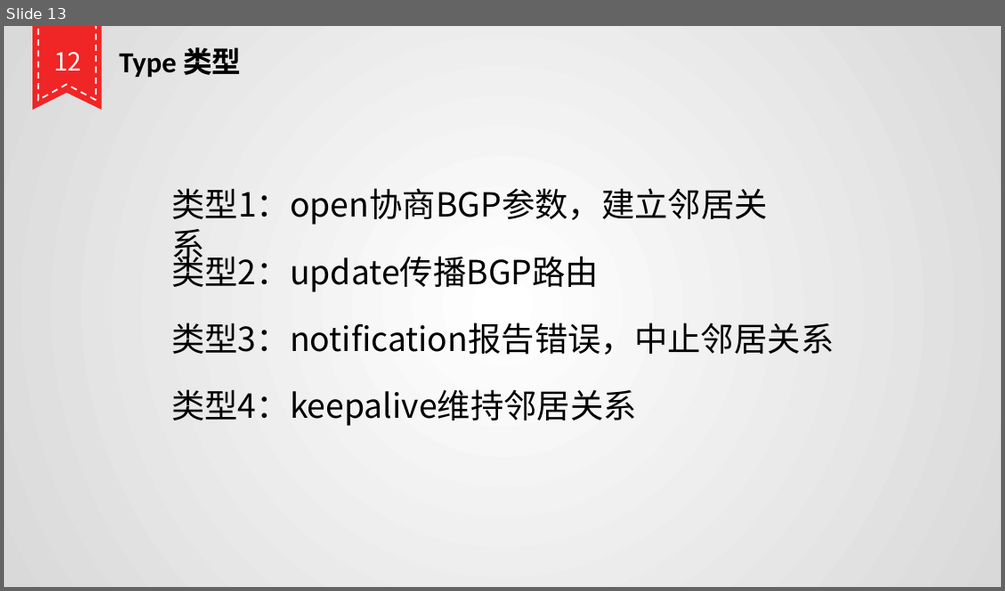
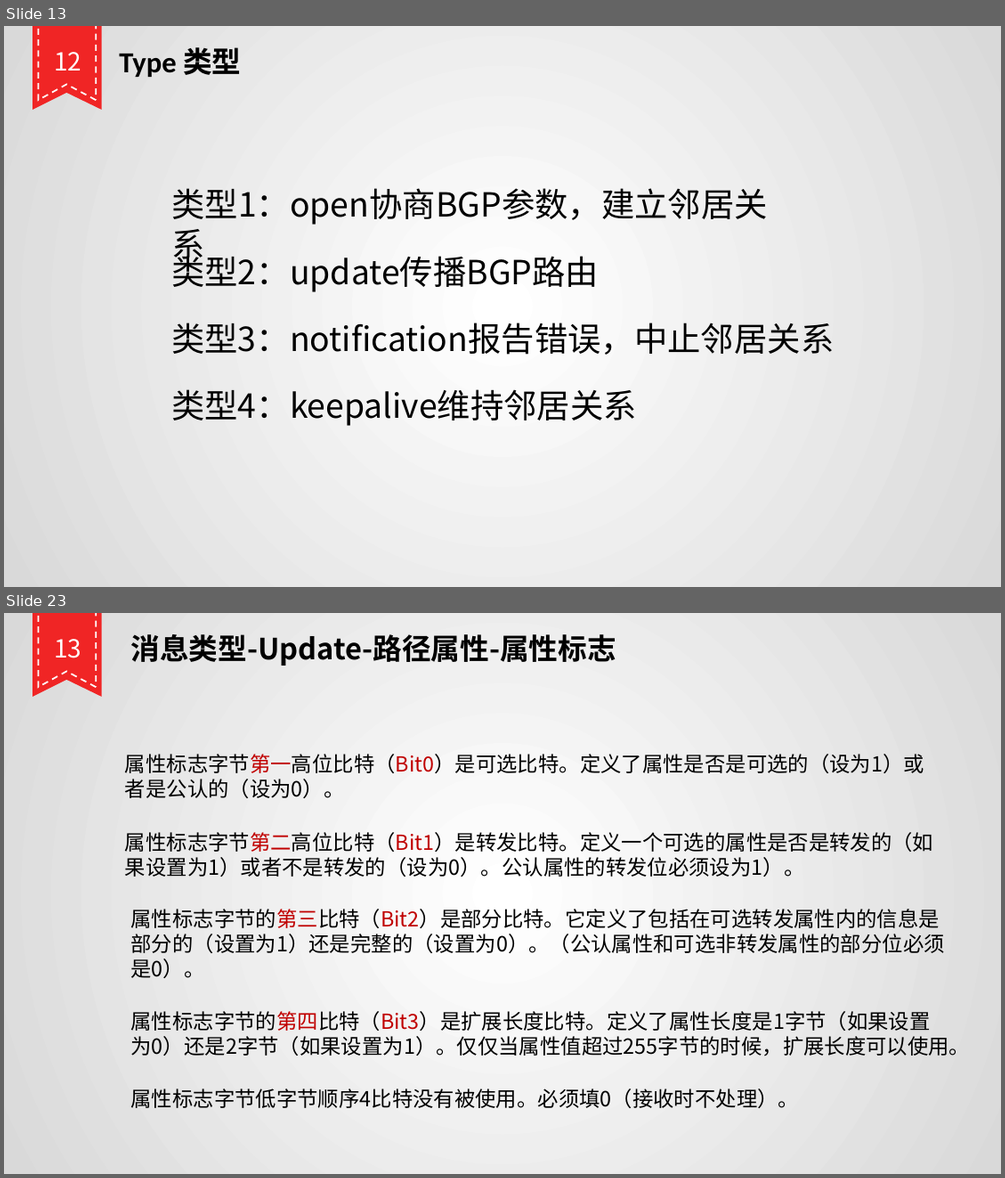
Before and after one commit to wanhl1990/bgp, a slide deck: BGP协议基础篇.pptx. Shown one above the other, each under a label of ours: slide 13 before the commit, slides 13 and 23 after it; the slides between them are not shown. The pictures are 1005x591 and 1005x1178 pixels, drawn with LibreOffice and Linux fonts; fonts in the diff are those of the drawing. Boxes give left, top, right and bottom in pixels: in the first picture for what was removed or moved away, otherwise in the second. Text is boxed around its words. In the diff, an @@ line names an element or a change of style, - is before the commit and + after.

```diff
--- a/BGP协议基础篇.pptx
+++ b/BGP协议基础篇.pptx
@@ slide 23 added at (4, 613, 1001, 1174), background gradient #CCE8CF to #9FD4A5 @@
@@ freeform shape added at (32, 613, 101, 697), fill #F02525 @@
@@ freeform shape added at (39, 613, 96, 687), outline #FFFFFF 1.5 pt dashed @@
@@ text added at (54, 639, 81, 658), 24 pt, text #CCE8CF @@
+13
@@ text added at (131, 634, 616, 666), 28 pt, text #000000, bold @@
+消息类型-Update-路径属性-属性标志
@@ text added at (125, 754, 924, 798), 20 pt, text #000000 @@
+属性标志字节第一高位比特（Bit0）是可选比特。定义了属性是否是可选的（设为1）或者是公认的（设为0）。
@@ text added at (125, 832, 933, 876), 20 pt, text #000000 @@
+属性标志字节第二高位比特（Bit1）是转发比特。定义一个可选的属性是否是转发的（如果设置为1）或者不是转发的（设为0）。公认属性的转发位必须设为1）。
@@ text added at (131, 908, 945, 978), 20 pt, text #000000 @@
+属性标志字节的第三比特（Bit2）是部分比特。它定义了包括在可选转发属性内的信息是部分的（设置为1）还是完整的（设置为0）。（公认属性和可选非转发属性的部分位必须是0）。
@@ text added at (131, 1011, 971, 1056), 20 pt, text #000000 @@
+属性标志字节的第四比特（Bit3）是扩展长度比特。定义了属性长度是1字节（如果设置为0）还是2字节（如果设置为1）。仅仅当属性值超过255字节的时候，扩展长度可以使用。
@@ text added at (131, 1088, 800, 1108), 20 pt, text #000000 @@
+属性标志字节低字节顺序4比特没有被使用。必须填0（接收时不处理）。
```
Also in this commit, not shown: 4 slides changed, 49 other slides added.
